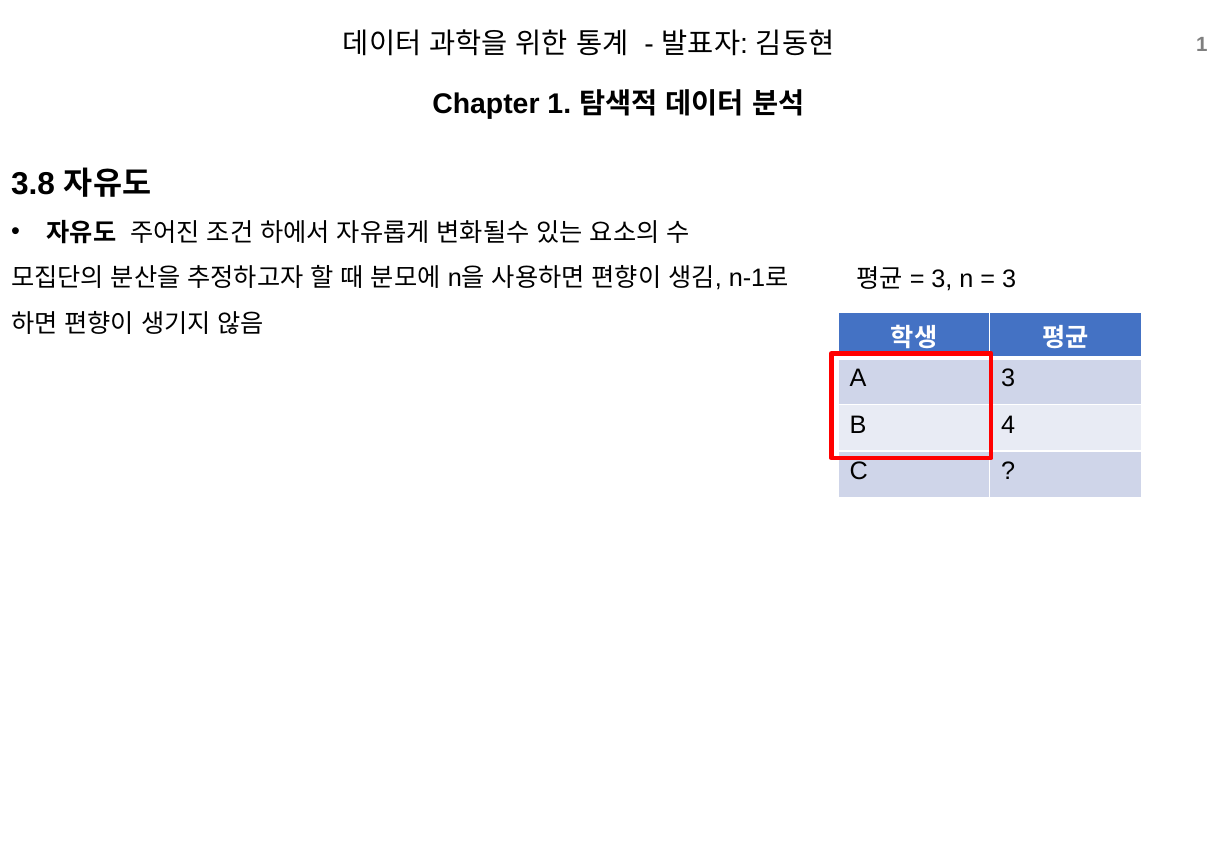
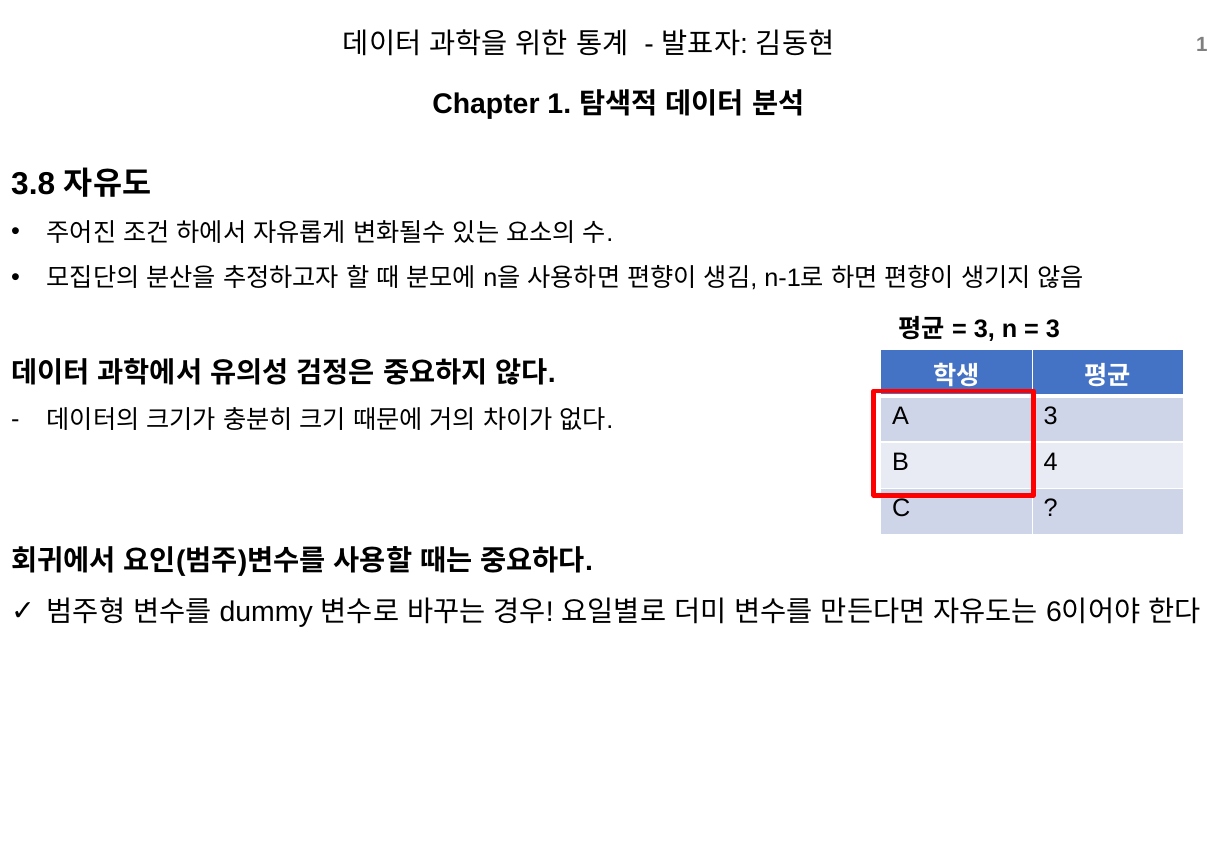
Before and after one commit to xddongx/flexink, a slide deck: slide 1 of study/ppt/[스터디]3.8자유도_KDH.pptx. Drawn at 1232x853 pixels with LibreOffice and Linux fonts; fonts in the diff are those of the drawing; background and template pictures are left out. Boxes give left, top, right and bottom in pixels: in the first picture for what was removed or moved away, otherwise in the second. Text is boxed around its words. In the diff, an @@ line names an element or a change of style, - is before the commit and + after.

```diff
--- a/study/ppt/[스터디]3.8자유도_KDH.pptx
+++ b/study/ppt/[스터디]3.8자유도_KDH.pptx
@@ text at (47,220,613,243): text changed @@
-• 자유도 주어진 조건 하에서 자유롭게 변화될수 있는 요소의 수
+• 주어진 조건 하에서 자유롭게 변화될수 있는 요소의 수.
@@ text at (47,265,1084,290): bullet none to • @@
@@ text "평균 = 3, n = ...": place and size @@
-text "평균 = 3, n = ..." at (856,266,1016,291)
+text "평균 = 3, n = ..." at (899,316,1060,341)
@@ text "평균 = 3, n = ..." at (899,316,1060,341): bold on @@
@@ text at (11,358,1200,627): paragraphs added @@
+데이터 과학에서 유의성 검정은 중요하지 않다.
+– 데이터의 크기가 충분히 크기 때문에 거의 차이가 없다.
+회귀에서 요인(범주)변수를 사용할 때는 중요하다.
+  ✓ 범주형 변수를 dummy 변수로 바꾸는 경우! 요일별로 더미 변수를 만든다면 자유도는 6이어야 한다
@@ table: place and size @@
-table at (838,312,1141,497)
+table at (880,349,1183,535)
@@ rectangle: place and size @@
-rectangle at (832,354,992,458)
+rectangle at (874,391,1034,496)
```
Also in this commit, not shown: 1 other slide changed, 1 slide removed, 4 other files.
